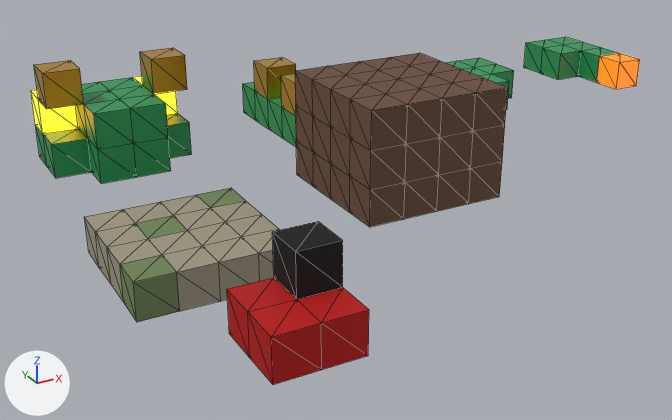
An edit to the glTF model art/dragon_kit.glb, drawn before and after from the same camera.
One viewpoint serves both versions: a 50 mm lens placed at (-1.7, -6.48, 2.4), pointed at (1.23, -1.14, -0.26). Arrows for +X, +Y and +Z are at lower left; the lights stay in place. The picture after the commit comes second. Mesh edges are drawn as thin lines. Vertices at exactly the same position are counted once.

In view in the first picture: 'floor', 'food', 'head', 'straight', 'tail', 'turn', 'wall'.
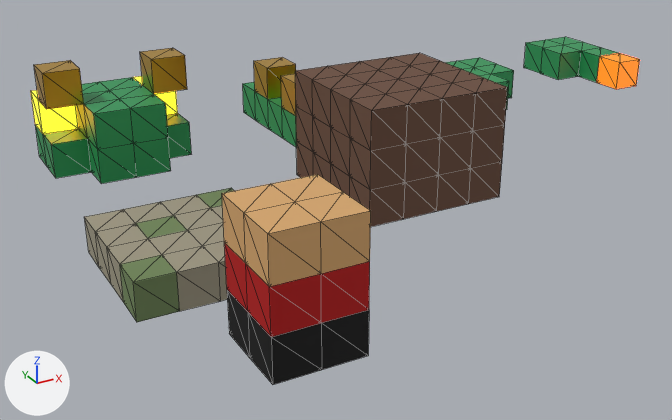
The change, as a diff of the scene's bpy script:
```diff
--- a/art/dragon_kit.glb.py
+++ b/art/dragon_kit.glb.py
@@ mat_head @@
+mat_head = principled_material('Head')
+mat_head.base_color = (0.68, 0.386, 0.153)  # beige #d7a76d
+mat_head.roughness = 0.75
@@ me_food @@
 # used by ob_food; location = (0.0, -3.0, 0.0)
-me_food.from_pydata(...)  # 22 vertices, 60 faces; spans x -0.25..0.25, y -0.25..0.25, z 0.0..0.5
+me_food.from_pydata(...)  # 36 vertices, 144 faces; spans x -0.25..0.25, y -0.25..0.25, z 0.0..0.75
+# me_food part 1
+# 9 new vertices lie (0.0, 0.0, 0.25) away from vertices in x -0.25..0.25, y -0.25..0.25, z 0.25..0.5
+# 5 new vertices lie (0.0, 0.0, 0.25) away from vertices in x -0.25..0.25, y -0.25..0.25, z 0.5
+# 36 new faces join them, mat_red (red #b70000)
+# 48 new faces join them, mat_head (beige #d7a76d)
+# me_food part 2: 48 faces spanning x -0.25..0.25, y -0.25..0.25, z 0.0..0.25 switch from mat_red (red #b70000) to mat_black (black #000000)
+# me_food part 3: 12 faces spanning x 0.0..0.25, y 0.0..0.25, z 0.25..0.5 switch from mat_black (black #000000) to mat_red (red #b70000)
+me_food.materials.append(mat_head)  # beige #d7a76d
```

Where the change shows, as pixel boxes [x1, y1, x2, y2] in the pictures (672 x 420 px):
'food', reshaped (28% taller): before [227, 221, 369, 385]; after [222, 174, 371, 385]
part 1 of me_food, added: after [222, 174, 371, 337]
part 2 of me_food, recoloured (red to black): before [227, 278, 369, 385]; after [227, 290, 369, 385]
part 3 of me_food, recoloured (black): before [272, 221, 343, 299]
